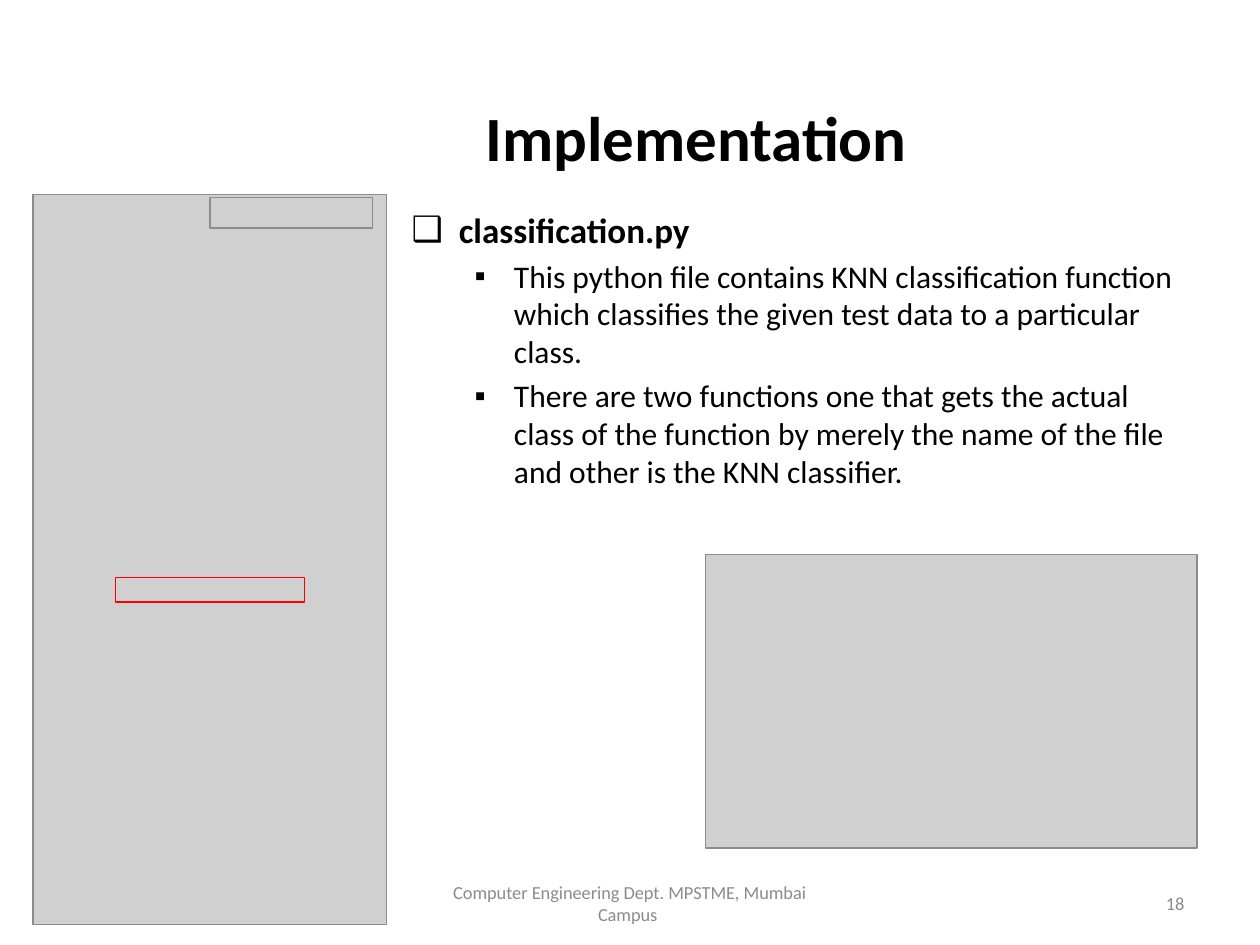
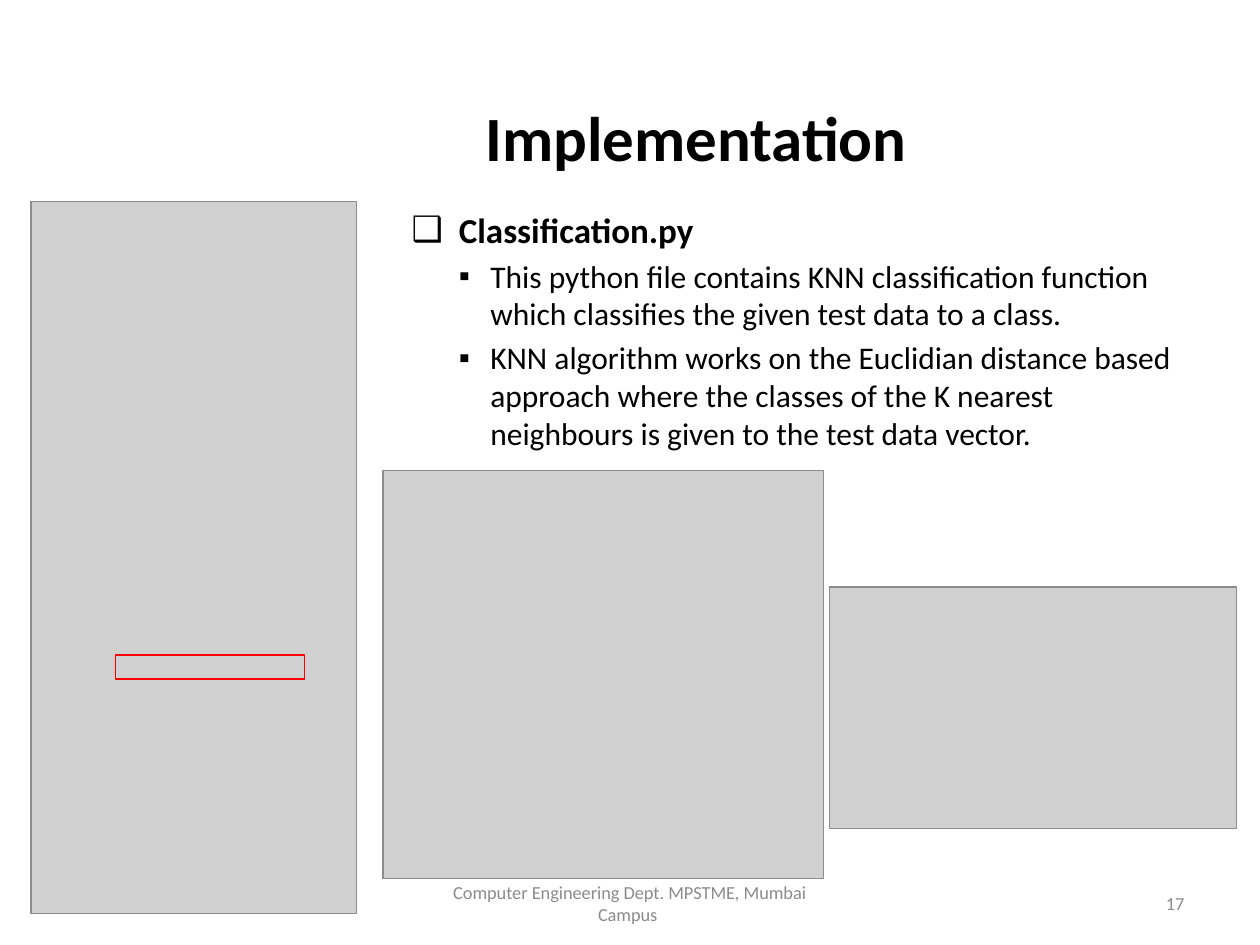
Before and after one commit to TeeeJaey/SignatureVerifier, a slide deck: slide 17 of PPT/B002_ProjectPPT.pptx (slide 18 before the commit). Drawn at 1260x945 pixels with LibreOffice and Linux fonts; fonts in the diff are those of the drawing; grey boxes stand for pictures; background and template pictures are left out. Boxes give left, top, right and bottom in pixels: in the first picture for what was removed or moved away, otherwise in the second. Text is boxed around its words. In the diff, an @@ line names an element or a change of style, - is before the commit and + after.

```diff
--- a/PPT/B002_ProjectPPT.pptx
+++ b/PPT/B002_ProjectPPT.pptx
@@ picture: place and size @@
-picture at (33,194,387,924)
+picture at (32,202,357,914)
@@ picture removed at (210,198,373,228) @@
@@ text at (459,218,1170,451): text changed @@
-❑ classification.py
-  ▪ This python file contains KNN classification function which classifies the given test data to a particular class.
-  ▪ There are two functions one that gets the actual class of the function by merely the name of the file and other is the KNN classifier.
+❑ Classification.py
+  ▪ This python file contains KNN classification function which classifies the given test data to a class.
+  ▪ KNN algorithm works on the Euclidian distance based approach where the classes of the K nearest neighbours is given to the test data vector.
@@ picture added at (383,471,824,879) @@
@@ picture: place and size @@
-picture at (706,554,1197,848)
+picture at (829,587,1236,829)
@@ rectangle: place and size @@
-rectangle at (116,577,305,601)
+rectangle at (116,655,305,679)
@@ page number at (1166,898,1185,910): text changed @@
-18
+17
@@ text at (76,913,187,916): text changed @@
-1 February 2019
+14 March 2019
```
Also in this commit, not shown: 23 other slides changed, 2 slides added, 1 slide removed, 6 other files.
